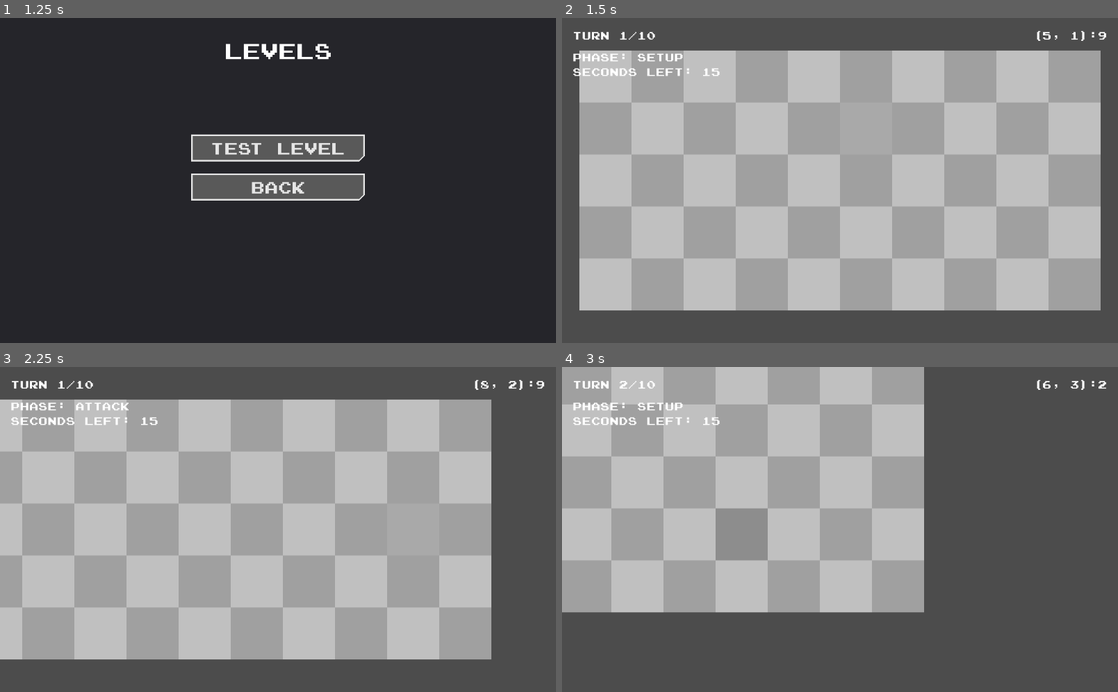
Above: before the commit, frames 1-4 (two rows, left to right).
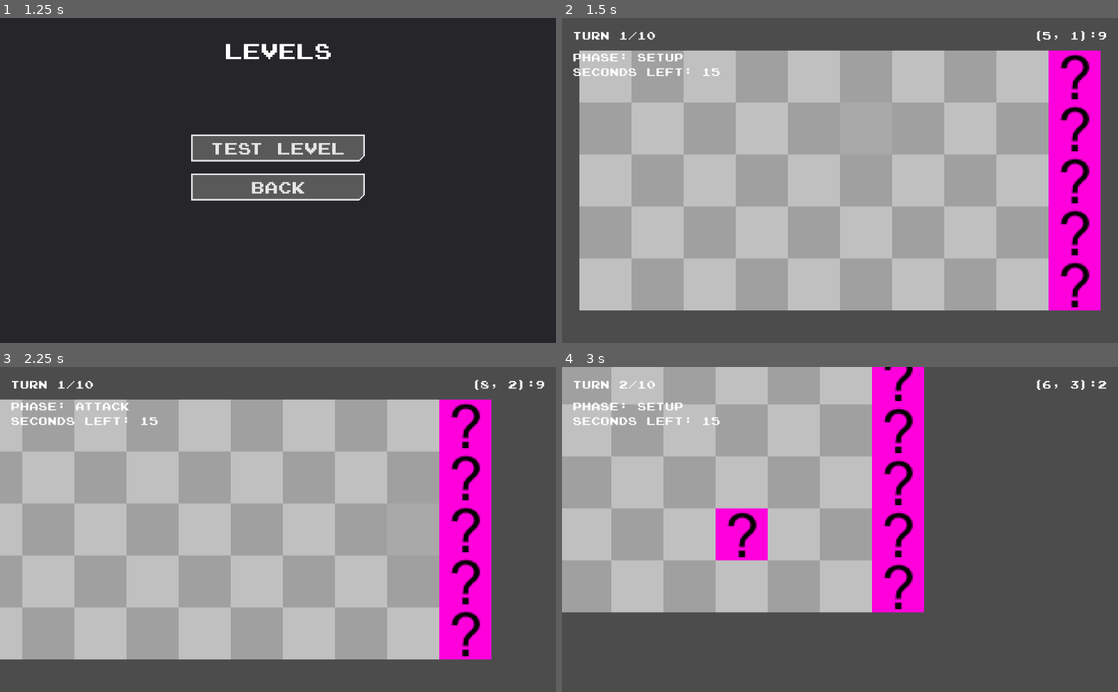
Above: after the commit, the same moments.

Repository: Exospud/Ephemera
Game: Godot game, scene res://screens/title/TitleScreen.tscn
The game is run twice, just before and just after one commit, with the same random seed, the same clock (stepped at 60 frames per second) and the same inputs.
Inputs (mouse positions are in pixels of both pictures, inside the frame that each line leads up to):
- Up to frame 1 (1.25 s): click "Play" at 0.5 s
- Up to frame 2 (1.5 s): click "Test Level" at 1.25 s
- Up to frame 3 (2.25 s): tap Enter (ui_accept) at 2 s; move the mouse to (400, 513) at 2.02 s; hold Right (ui_right) from 2.03 s (still down); tap Space (ui_select) at 2.1 s
- Up to frame 4 (3 s): tap Enter (ui_accept) at 2.27 s; move the mouse to (728, 545) at 2.77 s; release Right (ui_right) at 2.78 s; hold Down (ui_down) from 2.78 s (still down); tap Space (ui_select) at 2.85 s

Frame 1 is identical in both runs. In frame 2, 7.5% of the frame differs, in the area x 87-97%, y 10-90%; in frame 3, 7.5%; in frame 4, 8.6%, in the area x 27-66%, y 0-76%.

Commit message:
Implemented base classes for entity subtypes
+ projectiles, units, and towers

Diff:
--- /dev/null
+++ b/game/entities/Deployable.gd
@@ -0,0 +1,26 @@
+class_name Deployable
+extends Entity
+
+
+export var cell: Vector2
+
+
+# Called when the node enters the scene tree for the first time.
+func _ready():
+	cell = cell.round();
+	position = _map.map_to_world(cell) + _map.cell_size * 0.5
+	self.add_to_group("placed")
+
+
+## Returns the manhattan distance between this entity and the specified cell
+func dist(cell: Vector2) -> int:
+	var diff := cell - self.cell
+	return int(abs(diff.x) + abs(diff.y))
+
+
+## Sets the cell this entity is occupying, if possible
+func set_cell(cell: Vector2):
+	cell = cell.round()
+	if _level.cell_available(cell):
+		self.cell = cell;
+		position = _map.map_to_world(cell) + _map.cell_size * 0.5
--- a/game/entities/Entity.gd
+++ b/game/entities/Entity.gd
@@ -1,16 +1,34 @@
-extends Node2D
+class_name Entity
+extends Area2D
 
 
-# Declare member variables here. Examples:
-# var a = 2
-# var b = "text"
+enum Alignment { FRIENDLY, NEUTRAL, ENEMY }
+
+export var max_health := 10 # set to <= 0 if entity cannot take damage
+export(Alignment) var alignment := Alignment.NEUTRAL
+
+onready var _health := max_health
+onready var _level := get_parent()
+onready var _stage := _level.get_parent()
+onready var _map = $"../../Map"
 
 
-# Called when the node enters the scene tree for the first time.
+## Called when the node enters the scene tree for the first time.
 func _ready():
-	pass # Replace with function body.
+	self.add_to_group(str(alignment))
 
 
-# Called every frame. 'delta' is the elapsed time since the previous frame.
-#func _process(delta):
-#	pass
+## Increments or decrements entity health by the given value
+func adjust_health(value: int):
+	# Return if entity is invulnerable
+	if max_health <= 0: return
+
+	# Health should never go above max health or below zero
+	_health = clamp(_health + value, 0, max_health)
+	if _health == 0:
+		on_death()
+
+
+## Plays this entity's death sequence
+func on_death():
+	queue_free()
--- a/game/entities/Entity.tscn
+++ b/game/entities/Entity.tscn
@@ -1,9 +1,21 @@
-[gd_scene load_steps=2 format=2]
+[gd_scene load_steps=3 format=2]
 
 [ext_resource path="res://game/entities/Entity.gd" type="Script" id=1]
+[ext_resource path="res://assets/missing.png" type="Texture" id=2]
 
-[node name="Entity" type="Node2D" groups=["entities"]]
+[node name="Entity" type="Area2D"]
 script = ExtResource( 1 )
 __meta__ = {
 "_edit_lock_": true
 }
+
+[node name="Sprite" type="Sprite" parent="."]
+texture = ExtResource( 2 )
+__meta__ = {
+"_edit_lock_": true
+}
+
+[node name="Collider" type="CollisionShape2D" parent="."]
+__meta__ = {
+"_edit_lock_": true
+}
--- /dev/null
+++ b/game/entities/projectiles/Projectile.gd
@@ -0,0 +1,55 @@
+class_name Projectile
+extends Entity
+
+
+export var damage := 1
+export var pierce := 1
+export(Vector2) var velocity := Vector2.LEFT * 10 # tiles/second
+
+onready var sprite := $Sprite
+
+
+## Sets the projectile's initial values
+func init(pos, rot, alignment):
+	self.position = pos
+	self.rotation = rot + PI/2
+	self.alignment = alignment
+
+
+## Called every frame. 'delta' is the elapsed time since the previous frame.
+func _process(delta):
+	position += 32 * velocity * delta
+	_check_bounds()
+
+
+## Checks for valid projectile collisions
+func _collide(area):
+	# Don't hit units of the same alignment
+	if area.alignment == alignment: return
+
+	# Don't hit healthless units (eg. other projectiles)
+	if area.max_health <= 0: return
+
+	# Prevent double-hits
+	if pierce <= 0: return
+
+	# otherwise, deal damage and delete the projectile if out of pierce
+	area.adjust_health(-damage)
+	pierce -= 1
+
+	if pierce <= 0:
+		on_death()
+
+
+func _check_bounds():
+	var despawn_buffer := 32
+	var map_size = _map.cell_size * _map.get_used_rect().size
+
+	if position.x < -despawn_buffer:
+		on_death()
+	if position.y < -despawn_buffer:
+		on_death()
+	if position.x > map_size.x + despawn_buffer:
+		on_death()
+	if position.y > map_size.y + despawn_buffer:
+		on_death()
--- /dev/null
+++ b/game/entities/projectiles/Projectile.tscn
@@ -0,0 +1,21 @@
+[gd_scene load_steps=4 format=2]
+
+[ext_resource path="res://game/entities/Entity.tscn" type="PackedScene" id=1]
+[ext_resource path="res://game/entities/projectiles/Projectile.gd" type="Script" id=2]
+
+[sub_resource type="RectangleShape2D" id=1]
+extents = Vector2( 4, 4 )
+
+[node name="Projectile" groups=["projectiles"] instance=ExtResource( 1 )]
+script = ExtResource( 2 )
+damage = 1
+pierce = 1
+velocity = Vector2( -10, 0 )
+
+[node name="Sprite" parent="." index="0"]
+scale = Vector2( 0.25, 0.25 )
+
+[node name="Collider" parent="." index="1"]
+shape = SubResource( 1 )
+
+[connection signal="area_entered" from="." to="." method="_collide"]
--- /dev/null
+++ b/game/entities/towers/Tower.gd
@@ -0,0 +1,23 @@
+class_name Tower
+extends Deployable
+
+
+const PL_PROJECTILE := preload("res://game/entities/projectiles/Projectile.tscn")
+
+export var attack_delay := 1.0
+
+onready var attack_timer := $AttackTimer
+
+
+## TEMP: Fires the tower's weapon
+func _use_ability():
+	if _stage.setup_phase:
+		return
+
+	# Creates a new projectile
+	var projectile := PL_PROJECTILE.instance()
+
+	# Fire projectile and resets attack delay
+	projectile.init(position, 0, alignment)
+	_level.add_child(projectile)
+	attack_timer.start(attack_delay)
--- a/game/entities/towers/Tower.tscn
+++ b/game/entities/towers/Tower.tscn
@@ -1,5 +1,21 @@
-[gd_scene load_steps=2 format=2]
+[gd_scene load_steps=4 format=2]
 
 [ext_resource path="res://game/entities/Entity.tscn" type="PackedScene" id=1]
+[ext_resource path="res://game/entities/towers/Tower.gd" type="Script" id=2]
+
+[sub_resource type="RectangleShape2D" id=1]
+extents = Vector2( 12, 12 )
 
 [node name="Tower" instance=ExtResource( 1 )]
+script = ExtResource( 2 )
+alignment = 2
+cell = Vector2( 0, 0 )
+attack_delay = 1.0
+
+[node name="Collider" parent="." index="1"]
+shape = SubResource( 1 )
+
+[node name="AttackTimer" type="Timer" parent="." index="2" groups=["towers"]]
+autostart = true
+
+[connection signal="timeout" from="AttackTimer" to="." method="_use_ability"]
--- /dev/null
+++ b/game/entities/units/Unit.gd
@@ -0,0 +1,18 @@
+class_name Unit
+extends Deployable
+
+
+export(Vector2) var velocity := Vector2.RIGHT # tiles/second
+export var attack_damage := 1
+export var attack_rate := 1
+
+
+## Called when the node enters the scene tree for the first time.
+func _ready():
+	pass # Replace with function body.
+
+
+## Called every frame. 'delta' is the elapsed time since the previous frame.
+func _process(delta):
+	if not _stage.setup_phase:
+		position += 32 * velocity * delta
--- a/game/entities/units/Unit.tscn
+++ b/game/entities/units/Unit.tscn
@@ -1,5 +1,22 @@
-[gd_scene load_steps=2 format=2]
+[gd_scene load_steps=4 format=2]
 
 [ext_resource path="res://game/entities/Entity.tscn" type="PackedScene" id=1]
+[ext_resource path="res://game/entities/units/Unit.gd" type="Script" id=2]
 
-[node name="Unit" instance=ExtResource( 1 )]
+[sub_resource type="RectangleShape2D" id=1]
+extents = Vector2( 12, 12 )
+
+[node name="Unit" groups=["units"] instance=ExtResource( 1 )]
+script = ExtResource( 2 )
+max_health = 8
+alignment = 0
+cell = Vector2( 0, 0 )
+velocity = Vector2( 1, 0 )
+attack_damage = 1
+attack_rate = 1
+
+[node name="Collider" parent="." index="1"]
+shape = SubResource( 1 )
+
+[node name="AttackTimer" type="Timer" parent="." index="2"]
+one_shot = true
--- a/game/levels/Level.gd
+++ b/game/levels/Level.gd
@@ -1,16 +1,38 @@
+class_name Level
 extends Node2D
 
+const PL_UNIT := preload("res://game/entities/units/Unit.tscn")
 
-# Declare member variables here. Examples:
-# var a = 2
-# var b = "text"
+onready var _map := $"../Map"
 
 
-# Called when the node enters the scene tree for the first time.
-func _ready():
-	pass # Replace with function body.
+export var max_turns := 10
+export var base_turn_duration := 15
 
 
-# Called every frame. 'delta' is the elapsed time since the previous frame.
-#func _process(delta):
-#	pass
+## Returns true if this cell contains an entity
+func has_entity(cell: Vector2) -> bool:
+	return get_entity(cell) != null
+
+
+## Returns true if a new unit can be placed on the specified cell
+func cell_available(cell: Vector2) -> bool:
+	return _map.in_map_bounds(cell) && not has_entity(cell)
+
+
+## Returns the entity occupying this cell, or null if there is none
+func get_entity(cell: Vector2) -> Node2D:
+	if _map.in_map_bounds(cell):
+		for e in get_tree().get_nodes_in_group("placed"):
+			if e.cell.is_equal_approx(cell):
+				return e
+
+	return null
+
+
+#$ Spawns an entity at the specified cell if possible
+func spawn_entity(cell: Vector2):
+	if cell_available(cell):
+		var entity := PL_UNIT.instance()
+		add_child(entity)
+		entity.set_cell(cell)
--- a/game/levels/Level.tscn
+++ b/game/levels/Level.tscn
@@ -1,9 +1,25 @@
-[gd_scene load_steps=2 format=2]
+[gd_scene load_steps=3 format=2]
 
 [ext_resource path="res://game/levels/Level.gd" type="Script" id=1]
+[ext_resource path="res://game/entities/towers/Tower.tscn" type="PackedScene" id=3]
 
 [node name="Level" type="Node2D"]
 script = ExtResource( 1 )
 __meta__ = {
 "_edit_lock_": true
 }
+
+[node name="Tower" parent="." groups=["entities"] instance=ExtResource( 3 )]
+cell = Vector2( 9, 0 )
+
+[node name="Tower2" parent="." groups=["entities"] instance=ExtResource( 3 )]
+cell = Vector2( 9, 1 )
+
+[node name="Tower3" parent="." groups=["entities"] instance=ExtResource( 3 )]
+cell = Vector2( 9, 2 )
+
+[node name="Tower4" parent="." groups=["entities"] instance=ExtResource( 3 )]
+cell = Vector2( 9, 3 )
+
+[node name="Tower5" parent="." groups=["entities"] instance=ExtResource( 3 )]
+cell = Vector2( 9, 4 )
--- a/game/stage/Camera.gd
+++ b/game/stage/Camera.gd
@@ -2,11 +2,10 @@
 
 
 export var scroll_speed: float = 250
+export var init_stage_scale := 3.0
 
 onready var _map : TileMap = $"../Map"
-
-var _stage_scale := 3.0;
-
+onready var _stage_scale := init_stage_scale
 
 ## Called when the node enters the scene tree for the first time.
 func _ready():
@@ -40,7 +39,9 @@
 ## Move the camera's view to the middle of the map
 func _reset_position():
 	var map_size = _map.cell_size * _map.get_used_rect().size
-	position = map_size / 2;
+	position = map_size * 0.5;
+	_stage_scale = init_stage_scale
+	adjust_stage_scale(0)
 
 
 ## Increases or decreases the camera's zoom factor by the specified amount
--- a/game/stage/Map.gd
+++ b/game/stage/Map.gd
@@ -2,13 +2,40 @@
 
 
 onready var _camera : Camera2D = $"../Camera"
+onready var _tile_info : Label = $"../../HUD/TileInfo"
+onready var _tile_hover := $TileHover
+
+
+## Called every frame. 'delta' is the elapsed time since the previous frame.
+func _process(delta: float):
+	_update_hover()
+
+
+## Updates game state info to match the cell the user is currently hovering over
+func _update_hover():
+	var mouse_cell = get_mouse_cell()
+	_set_tile_hover(mouse_cell)
+
+	if is_valid_cell(mouse_cell):
+		var tileset_cell = get_cell_autotile_coord(mouse_cell.x, mouse_cell.y);
+		var tile_id = tileset_cell.y * 4 + tileset_cell.x
+		_tile_info.text = str(mouse_cell) + ":" + str(tile_id)
+
+	else:
+		_tile_info.text = ""
+
+
+## Moves the tile hover to the given cell, and sets visibility accordingly
+func _set_tile_hover(cell: Vector2):
+	_tile_hover.visible = is_valid_cell(cell)
+	_tile_hover.position = map_to_world(cell)
 
 
 ## Returns the cell the user's mouse is currently hovering over
 func get_mouse_cell() -> Vector2:
 	var camera_position = _camera.get_camera_position()
 	var mouse_position = get_viewport().get_mouse_position()
-	var mouse_offset = (mouse_position - get_viewport().size / 2) * _camera.zoom
+	var mouse_offset = (mouse_position - get_viewport().size * 0.5) * _camera.zoom
 	return world_to_map(camera_position + mouse_offset)
 
 
--- a/game/stage/Stage.gd
+++ b/game/stage/Stage.gd
@@ -2,17 +2,14 @@
 
 
 onready var _map := $Map
-onready var _tile_hover := $TileHover
+onready var _level := $Level
 
-onready var _tile_info : Label = $"../HUD/TileInfo"
 onready var _turn_label : Label = $"../HUD/TurnLabel"
 onready var _time_label : Label = $"../HUD/TimeLabel"
 
 # TODO: redesign and replace system
 var turn_number := 0
-var max_turns := 10
 var time_elapsed := 0.0
-var time_limit := 15
 var setup_phase := true
 
 
@@ -24,19 +21,21 @@
 ## Called every frame. 'delta' is the elapsed time since the previous frame.
 func _process(delta: float):
 	_update_time(delta)
-	_update_hover()
 
 	if Input.is_action_just_pressed("ui_accept"):
 		_start_turn() if setup_phase else _end_turn()
 
 	if Input.is_action_just_pressed("ui_select"):
-		var mouse_cell = _map.get_mouse_cell()
-		if _map.is_valid_cell(mouse_cell):
-			print(mouse_cell)
+		if setup_phase:
+			var mouse_cell = _map.get_mouse_cell()
+			if _map.is_valid_cell(mouse_cell):
+				_level.spawn_entity(mouse_cell)
 
 
 ## Updates time elapsed if the attacking phase is active
 func _update_time(delta: float):
+	var time_limit : float = _level.base_turn_duration
+
 	if setup_phase:
 		_time_label.text = "Phase: Setup"
 	else:
@@ -48,25 +47,6 @@
 	_time_label.text += "\nSeconds Left: " + str(ceil(time_limit - time_elapsed))
 
 
-## Updates game state info to match the cell the user is currently hovering over
-func _update_hover():
-	var mouse_cell = _map.get_mouse_cell()
-	_set_tile_hover(mouse_cell)
-
-	if _map.is_valid_cell(mouse_cell):
-		var tileset_cell = _map.get_cell_autotile_coord(mouse_cell.x, mouse_cell.y);
-		var tile_id = tileset_cell.y * 4 + tileset_cell.x
-		_tile_info.text = str(mouse_cell) + ":" + str(tile_id)
-
-	else:
-		_tile_info.text = ""
-
-
-func _set_tile_hover(cell: Vector2):
-	_tile_hover.visible = _map.is_valid_cell(cell)
-	_tile_hover.position = _map.map_to_world(cell)
-
-
 ## Ends the setup phase and starts the current turn
 func _start_turn():
 	setup_phase = false
@@ -74,11 +54,16 @@
 
 ## Completes the current turn and advances the current game by one turn if possible
 func _end_turn():
+	for e in get_tree().get_nodes_in_group("projectiles"):
+		e.on_death()
+	for e in get_tree().get_nodes_in_group("units"):
+		e.on_death()
+
 	turn_number += 1
 
-	if turn_number > max_turns:
+	if turn_number > _level.max_turns:
 		get_tree().change_scene("res://screens/loss/LossScreen.tscn")
 
 	setup_phase = true
 	time_elapsed = 0.0
-	_turn_label.text = "Turn " + str(turn_number) + "/" + str(max_turns)
+	_turn_label.text = "Turn " + str(turn_number) + "/" + str(_level.max_turns)
--- a/game/stage/Stage.tscn
+++ b/game/stage/Stage.tscn
@@ -22,7 +22,7 @@
 "_edit_lock_": true
 }
 
-[node name="TileHover" type="Polygon2D" parent="."]
+[node name="TileHover" type="Polygon2D" parent="Map"]
 color = Color( 0, 0, 0, 0.117647 )
 polygon = PoolVector2Array( 0, 0, 32, 0, 32, 32, 0, 32 )
 __meta__ = {
--- a/project.godot
+++ b/project.godot
@@ -7,6 +7,46 @@
 ;   param=value ; assign values to parameters
 
 config_version=4
+
+_global_script_classes=[ {
+"base": "Entity",
+"class": "Deployable",
+"language": "GDScript",
+"path": "res://game/entities/Deployable.gd"
+}, {
+"base": "Area2D",
+"class": "Entity",
+"language": "GDScript",
+"path": "res://game/entities/Entity.gd"
+}, {
+"base": "Node2D",
+"class": "Level",
+"language": "GDScript",
+"path": "res://game/levels/Level.gd"
+}, {
+"base": "Entity",
+"class": "Projectile",
+"language": "GDScript",
+"path": "res://game/entities/projectiles/Projectile.gd"
+}, {
+"base": "Deployable",
+"class": "Tower",
+"language": "GDScript",
+"path": "res://game/entities/towers/Tower.gd"
+}, {
+"base": "Deployable",
+"class": "Unit",
+"language": "GDScript",
+"path": "res://game/entities/units/Unit.gd"
+} ]
+_global_script_class_icons={
+"Deployable": "",
+"Entity": "",
+"Level": "",
+"Projectile": "",
+"Tower": "",
+"Unit": ""
+}
 
 [application]
 
--- a/screens/play/PauseMenu.gd
+++ b/screens/play/PauseMenu.gd
@@ -20,6 +20,6 @@
 
 
 ## Quits the game and returns to the title screen
-func _quit_to_title():
+func _to_title():
 	_toggle_pause()
 	get_tree().change_scene("res://screens/title/TitleScreen.tscn")
--- a/screens/play/PauseMenu.tscn
+++ b/screens/play/PauseMenu.tscn
@@ -48,4 +48,4 @@
 
 [connection signal="pressed" from="ResumeButton" to="." method="_toggle_pause"]
 [connection signal="pressed" from="RestartButton" to="." method="_reset_stage"]
-[connection signal="pressed" from="QuitButton" to="." method="_quit_to_title"]
+[connection signal="pressed" from="QuitButton" to="." method="_to_title"]
--- a/screens/play/PlayScreen.tscn
+++ b/screens/play/PlayScreen.tscn
@@ -31,15 +31,17 @@
 text = "Seconds Left: ??"
 align = 0
 
-[node name="PauseMenu" parent="HUD" instance=ExtResource( 1 )]
-visible = false
-
 [node name="TileInfo" parent="HUD" instance=ExtResource( 3 )]
 anchor_left = 1.0
 anchor_right = 1.0
+margin_left = -20.0
 margin_top = 20.0
 margin_right = -20.0
+margin_bottom = 44.0
 grow_horizontal = 0
 grow_vertical = 1
 custom_fonts/font = ExtResource( 2 )
 text = ""
+
+[node name="PauseMenu" parent="HUD" instance=ExtResource( 1 )]
+visible = false
Binary file added: assets/missing.png
Not shown, added: assets/missing.png.import
